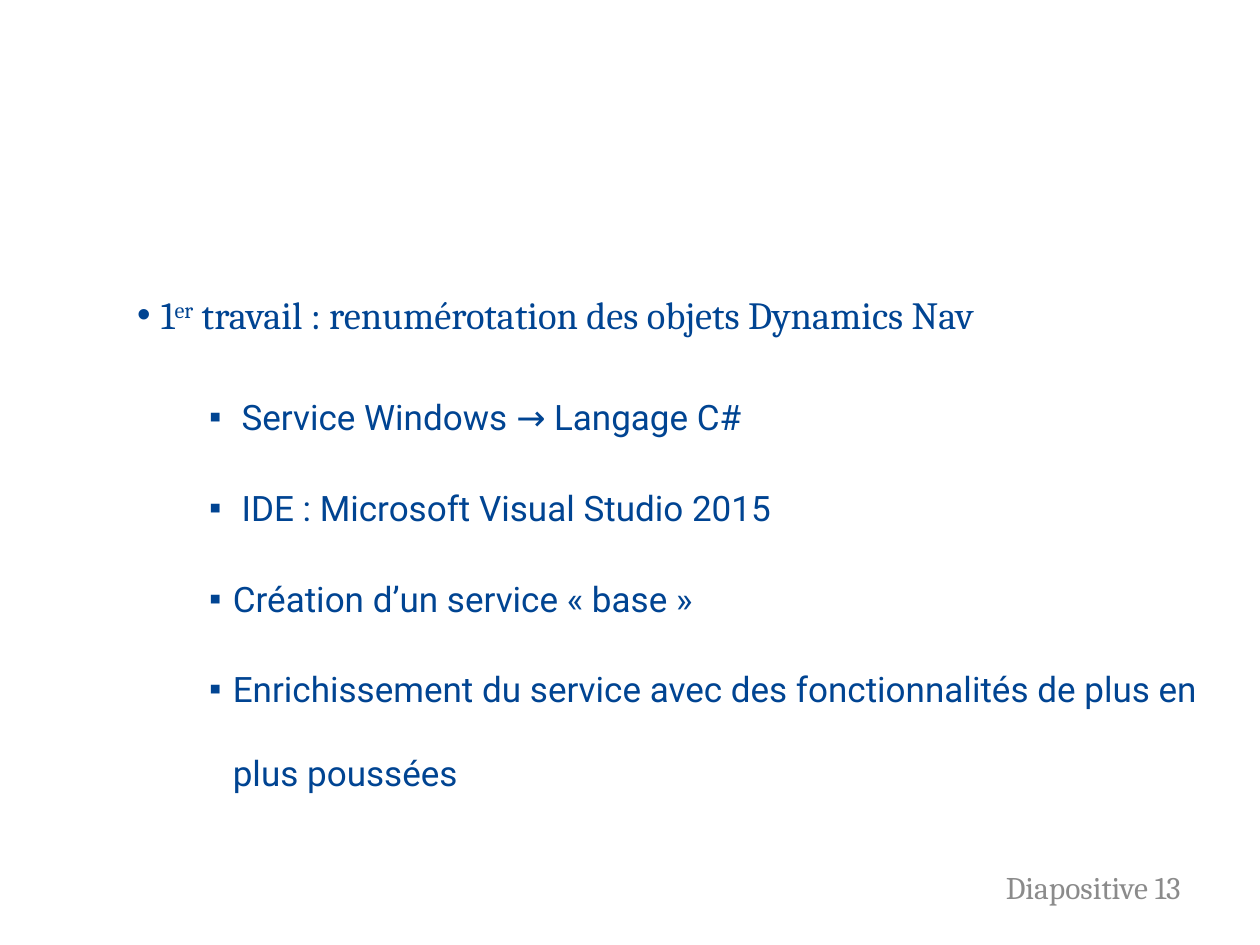
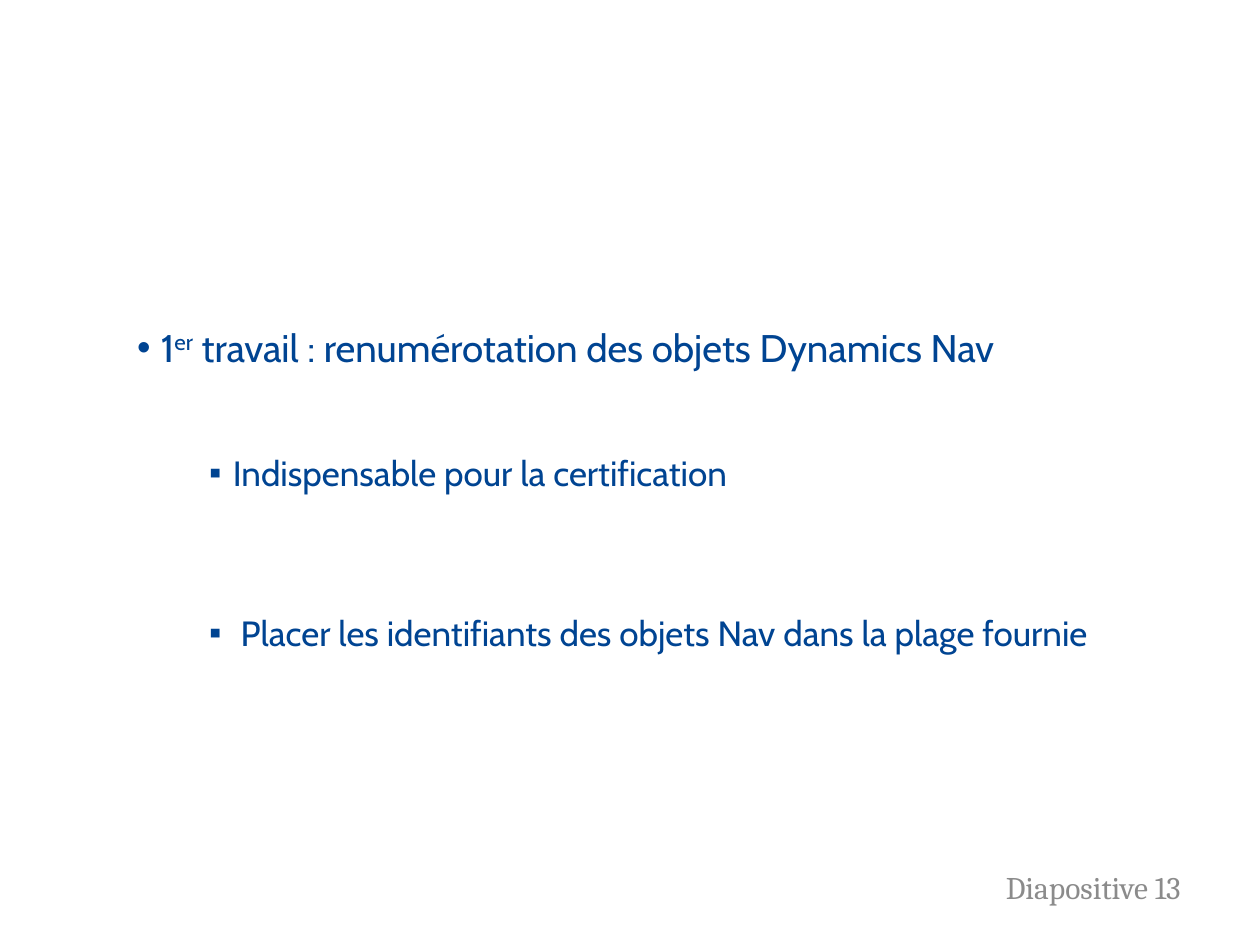
Before and after one commit to FlorentALAPETITE/Rapport_Stage_2017, a slide deck: slide 13 of Soutenance_Stage.pptx. Drawn at 1260x945 pixels with LibreOffice and Linux fonts; fonts in the diff are those of the drawing; background and template pictures are left out. Boxes give left, top, right and bottom in pixels: in the first picture for what was removed or moved away, otherwise in the second. Text is boxed around its words. In the diff, an @@ line names an element or a change of style, - is before the commit and + after.

```diff
--- a/Soutenance_Stage.pptx
+++ b/Soutenance_Stage.pptx
@@ text "1er travail : renumérotation des ..." moved from (x1=202, y1=302, x2=974, y2=338) to (x1=202, y1=333, x2=994, y2=371) @@
@@ text "1er travail : renumérotation des ..." at (x1=202, y1=333, x2=994, y2=371): font Cambria to Cabin @@
@@ text at (x1=233, y1=459, x2=1087, y2=655): text changed; font Roboto to Cabin @@
-  ▪ Service Windows → Langage C#
-  ▪ IDE : Microsoft Visual Studio 2015
-  ▪ Création d’un service « base »
-  ▪ Enrichissement du service avec des fonctionnalités de plus en plus poussées
+  ▪ Indispensable pour la certification
+  ▪ Placer les identifiants des objets Nav dans la plage fournie
```
Also in this commit, not shown: 12 other slides changed, 8 slides added, 2 slides removed, 26 other files.
